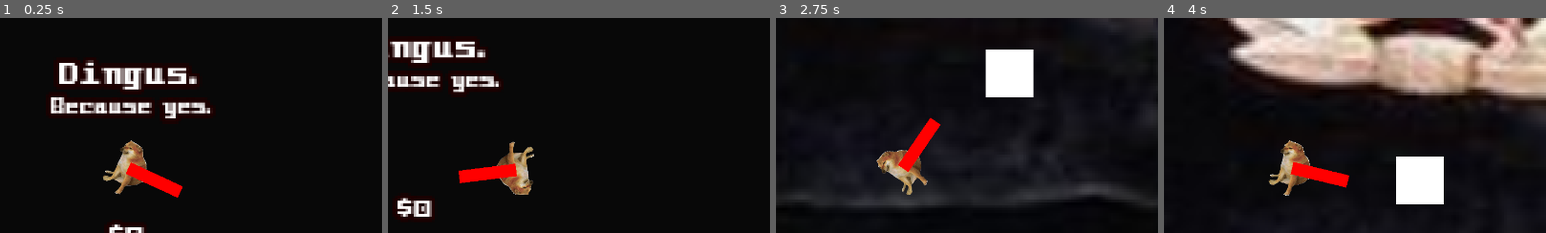
Above: before the commit, frames 1-4 (left to right).
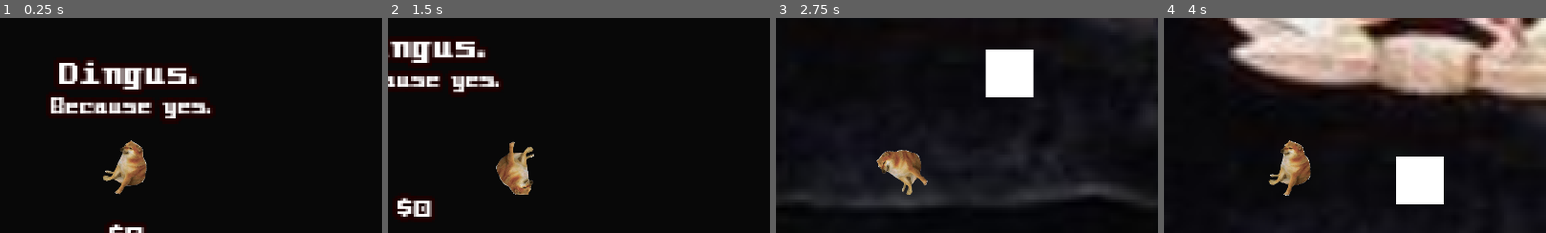
Above: after the commit, the same moments.

Repository: snoutibur-academic/Dingy-Dungeon-Game
Game: Godot game, scene res://Scenes/Main/Main.tscn
The game is run twice, just before and just after one commit, with the same random seed, the same clock (stepped at 60 frames per second) and the same inputs.
Inputs (mouse positions are % of the whole screen's width and height, from its top left):
- Up to frame 1 (0.25 s): no input
- Up to frame 2 (1.5 s): tap Enter at 0.5 s; move the mouse to (72, 45) at 0.52 s; hold D (right) 0.53-1.28 s; move the mouse to (30, 55) at 1.27 s; hold S (down) from 1.28 s (still down)
- Up to frame 3 (2.75 s): move the mouse to (60, 28) at 2.02 s; release S (down) at 2.03 s; hold D (right) from 2.03 s (still down)
- Up to frame 4 (4 s): move the mouse to (45, 70) at 2.77 s; release D (right) at 2.78 s; hold W (up) 2.78-3.53 s; move the mouse to (80, 65) at 3.52 s; hold A (left) from 3.53 s (still down)
The pictures show only the part of the screen within x 33-83%, y 15-65%; the shares and areas given below are measured in that part.

The runs differ from the first frame. In frame 1, 0.9% of the frame differs, in the area x 33-48%, y 67-84%; in frame 2, 0.9%, in the area x 18-34%, y 67-77%; in frame 3, 0.9%; in frame 4, 0.9%.

Commit message:
Prep sword redesign

Diff:
--- a/Player/Player.tscn
+++ b/Player/Player.tscn
@@ -36,9 +36,6 @@
 radius = 6.0
 height = 20.0
 
-[sub_resource type="RectangleShape2D" id="RectangleShape2D_iitwp"]
-size = Vector2(4.62095, 2.04379)
-
 [node name="Player" type="CharacterBody2D"]
 script = ExtResource("1_x6use")
 move_speed = 50
@@ -55,21 +52,4 @@
 [node name="Camera2D" type="Camera2D" parent="."]
 zoom = Vector2(5, 5)
 
-[node name="Sword" type="ColorRect" parent="."]
-offset_top = 2.0
-offset_right = 5.0
-offset_bottom = 4.0
-rotation = 4.68213
-scale = Vector2(0.941382, 10.8289)
-color = Color(1, 0, 0, 1)
-
-[node name="Area2D" type="Area2D" parent="Sword"]
-scale = Vector2(1.01729, 0.96997)
-
-[node name="CollisionShape2D" type="CollisionShape2D" parent="Sword/Area2D"]
-position = Vector2(2.58968, 1.0376)
-scale = Vector2(1, 0.999999)
-shape = SubResource("RectangleShape2D_iitwp")
-
-[connection signal="body_entered" from="Sword/Area2D" to="Sword" method="_on_area_2d_body_entered"]
-[connection signal="body_exited" from="Sword/Area2D" to="Sword" method="_on_area_2d_body_exited"]
+[node name="SWORD" type="StaticBody2D" parent="."]
Not shown: 1 places in Player/Player.tscn that only renumber resources
